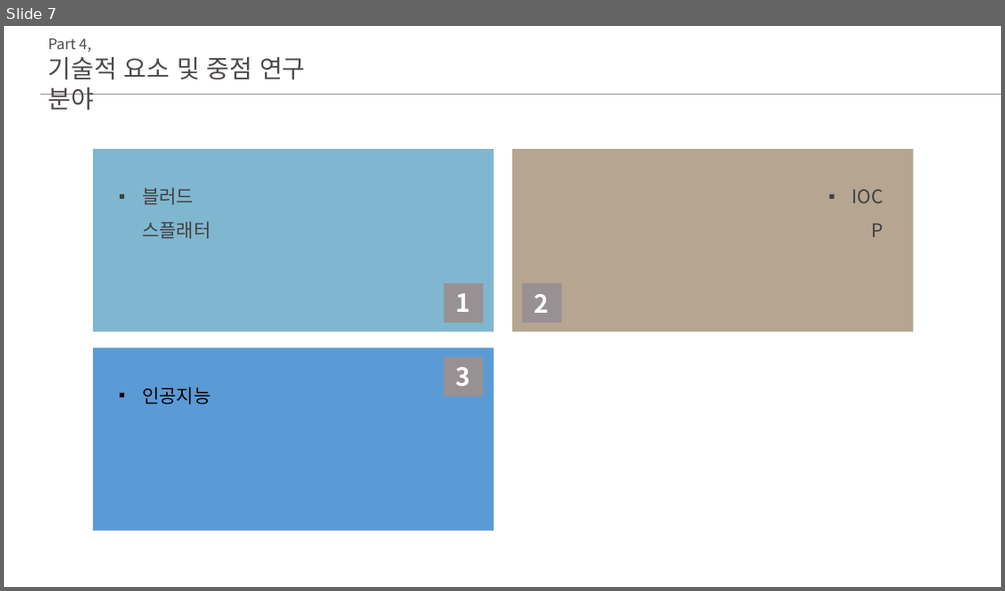
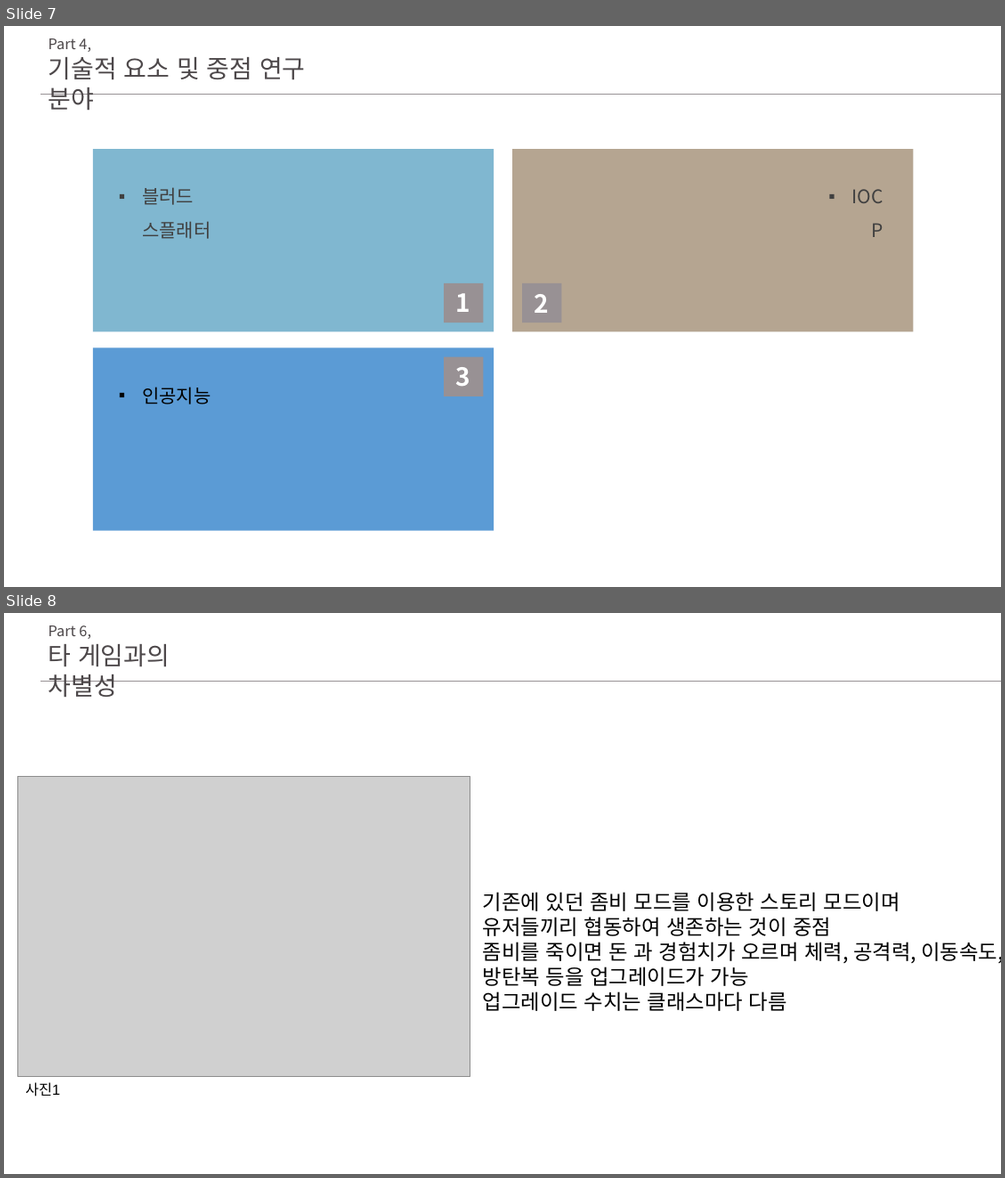
Before and after one commit to ghk01214/KPUFinalGame-deprecated-, a slide deck: docs/초안.pptx. Shown one above the other, each under a label of ours: slide 7 before the commit, slides 7 and 8 after it. The pictures are 1005x591 and 1005x1178 pixels, drawn with LibreOffice and Linux fonts; fonts in the diff are those of the drawing; grey boxes stand for pictures. Boxes give left, top, right and bottom in pixels: in the first picture for what was removed or moved away, otherwise in the second. Text is boxed around its words. In the diff, an @@ line names an element or a change of style, - is before the commit and + after.

```diff
--- a/docs/초안.pptx
+++ b/docs/초안.pptx
@@ slide 8 added at <box>4,613,1001,1174</box>, background #FFFFFF @@
@@ text added at <box>48,625,91,639</box>, 14 pt, text #4D484A @@
+Part 6,
@@ text added at <box>48,644,170,697</box>, 24 pt, text #4D484A @@
+타 게임과의 차별성
@@ line added from (40, 681) to (1001, 681), #989194 0.5 pt @@
@@ picture added at <box>18,777,469,1077</box> @@
@@ text added at <box>483,892,1001,1011</box>, 20 pt, text #000000 @@
+기존에 있던 좀비 모드를 이용한 스토리 모드이며
+유저들끼리 협동하여 생존하는 것이 중점
+좀비를 죽이면 돈 과 경험치가 오르며 체력, 공격력, 이동속도,
+방탄복 등을 업그레이드가 가능
+업그레이드 수치는 클래스마다 다름
@@ text added at <box>25,1082,60,1096</box>, 14 pt, text #000000 @@
+사진1
```
Also in this commit, not shown: 2 slides changed, 1 other slide added.
